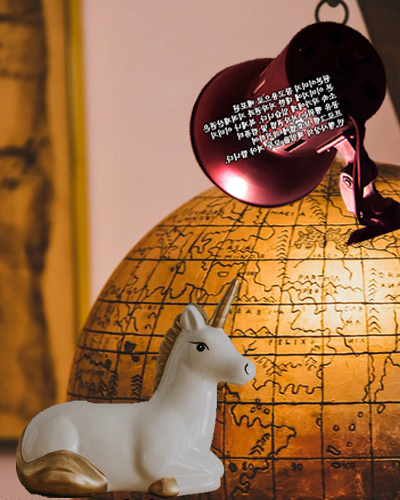
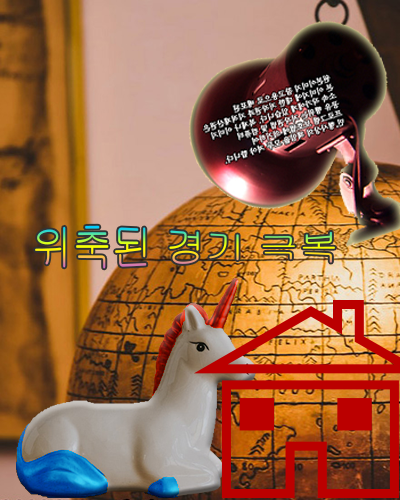
Layer changes from the first 400 × 500 image to the second:
added layer "Home 1" above "위축된 경기 극복" over [194, 300, 400, 498]
added layer "위축된 경기 극복" above "Layer 3" over [35, 225, 335, 269]
painted on "Layer 2" over [16, 278, 239, 498]
